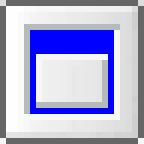
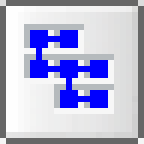
Revision of a layered 144px x 144px image; what changed, layer by layer:
added layer "Pasted Layer#1" above "Background (0ms) copy" over left=24, top=24, right=114, bottom=114
hid "Background (0ms) copy" over left=24, top=24, right=120, bottom=120
